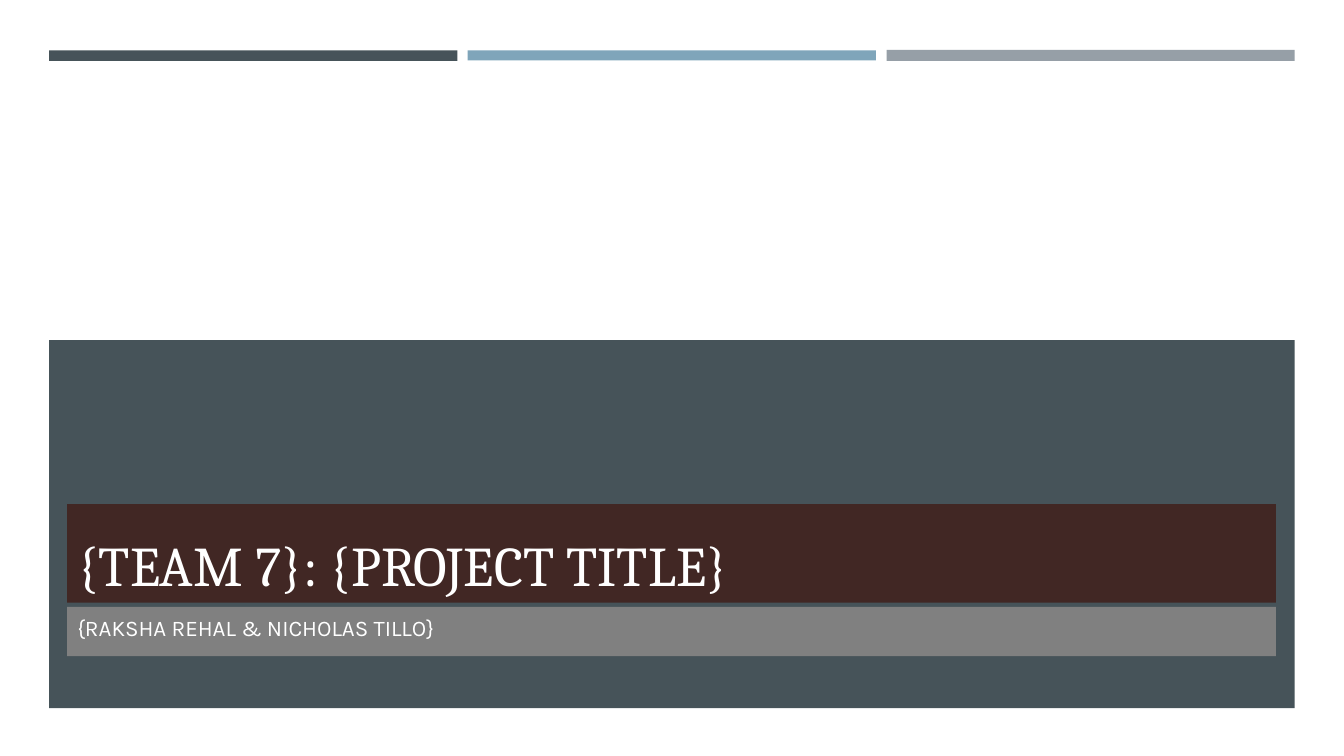
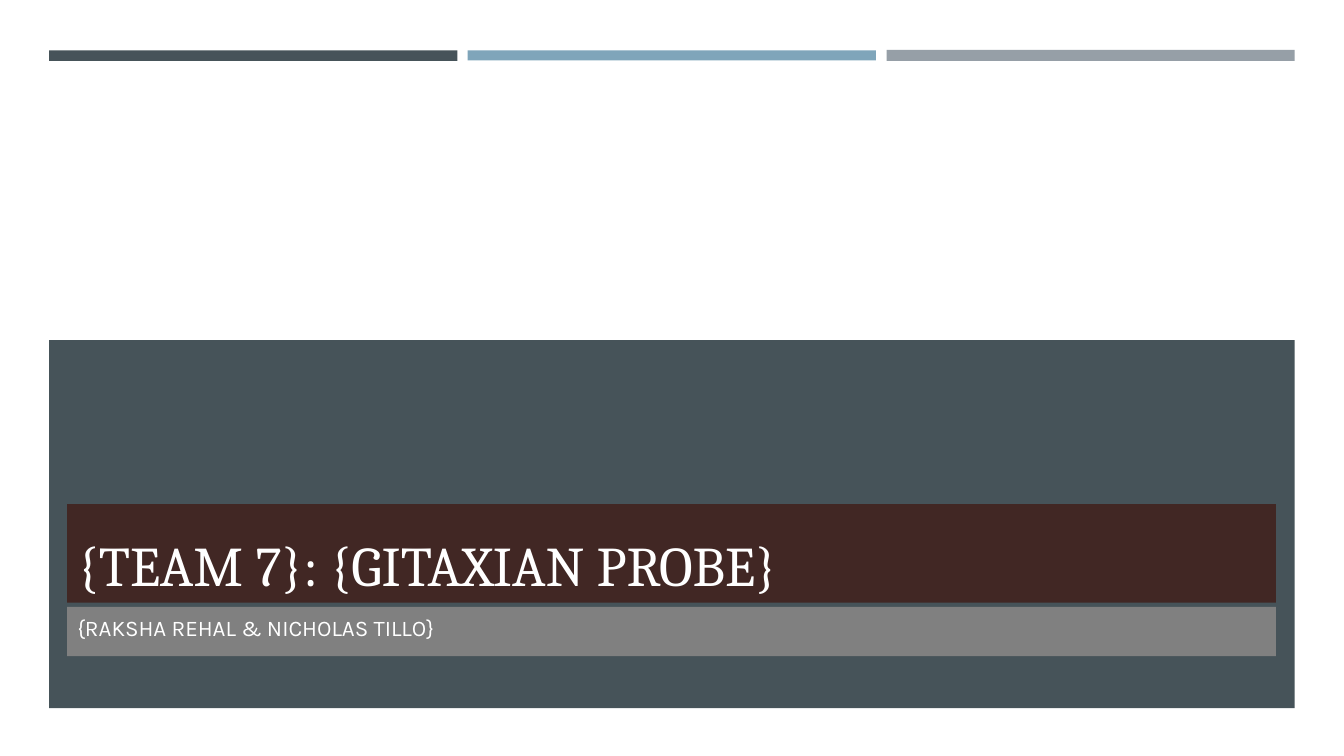
Before and after one commit to NicholasTillo/Gitaxian-Probe, a slide deck: slide 1 of problem_formulation.pptx. Drawn at 1344x756 pixels with LibreOffice and Linux fonts; fonts in the diff are those of the drawing; background and template pictures are left out. Boxes give left, top, right and bottom in pixels: in the first picture for what was removed or moved away, otherwise in the second. Text is boxed around its words. In the diff, an @@ line names an element or a change of style, - is before the commit and + after.

```diff
--- a/problem_formulation.pptx
+++ b/problem_formulation.pptx
@@ title at (77,546,777,594): text changed @@
-{TEAM 7}: {PROJECT TITLE}
+{TEAM 7}: {GITAXIAN PROBE}
```
Also in this commit, not shown: 4 other slides changed, 1 slide added, 2 slides removed.
